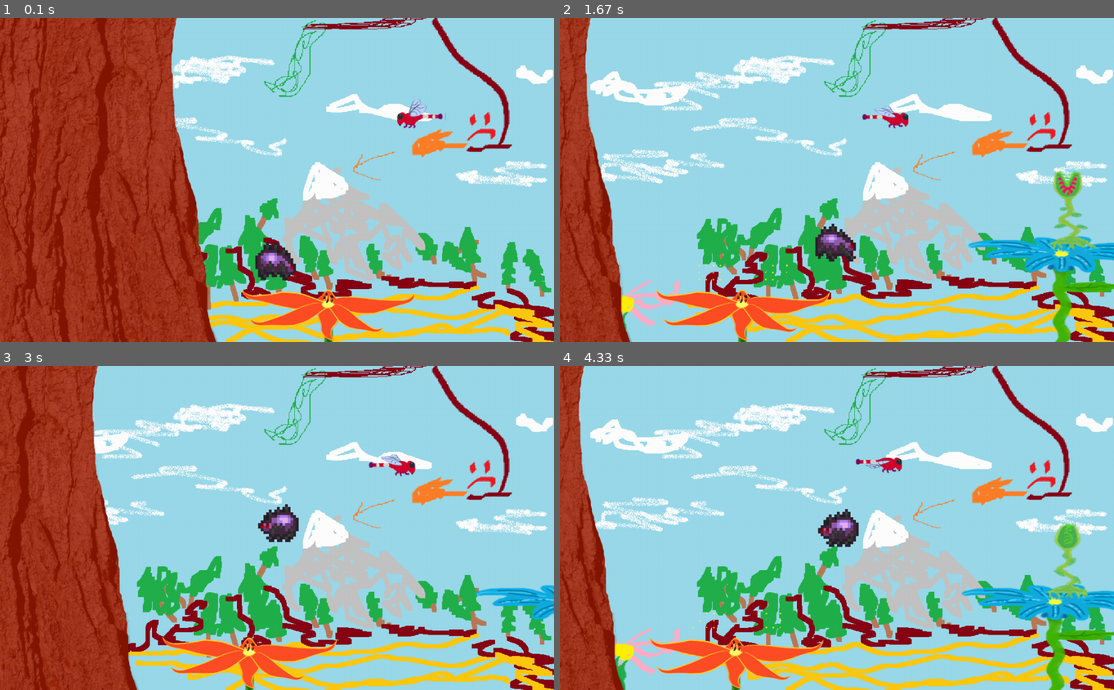
Above: before the commit, frames 1-4 (two rows, left to right).
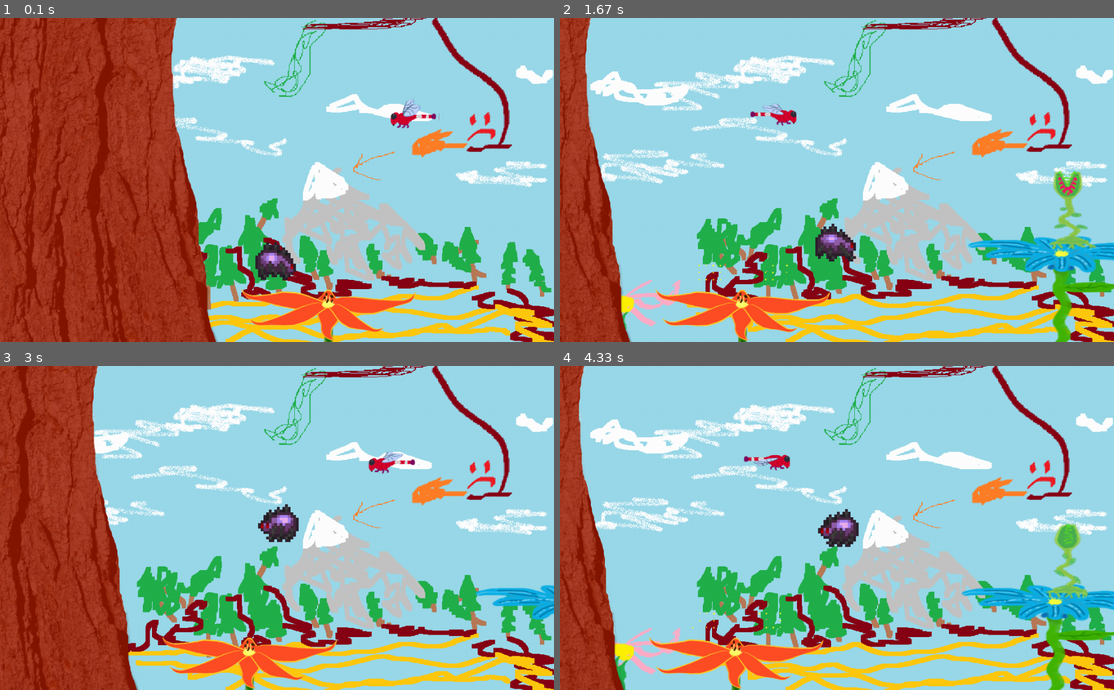
Above: after the commit, the same moments.

Repository: SwampWood/PyGame-shit
Game: pygame game, started from main.py
The game is run twice, just before and just after one commit, with the same random seed, the same clock (stepped at 60 frames per second) and the same inputs.
Inputs (mouse positions are in pixels of both pictures, inside the frame that each line leads up to):
- Up to frame 1 (0.1 s): no input
- Up to frame 2 (1.67 s): press the mouse at (814, 192) at 0.37 s; move the mouse to (914, 183) at 0.47 s; release the mouse at (1014, 170) at 0.6 s; hold D 0.67-1.13 s; tap Space at 0.73, 1.03, 1.23, 1.53 s; hold D 1.17-1.63 s
- Up to frame 3 (3 s): hold A 1.67-2.2 s; tap Space at 1.73, 2.03, 2.63, 2.93 s; press the mouse at (254, 540) at 2.27 s; move the mouse to (271, 479) at 2.37 s; release the mouse at (288, 421) at 2.5 s; hold A 2.57-2.97 s
- Up to frame 4 (4.33 s): right-click (837, 566) at 3.05 s; hold D 3.33-3.97 s; move the mouse to (820, 472) at 3.37 s; tap Space at 3.4, 3.7, 4.07 s; hold A from 4 s (still down)

The runs differ from the first frame. In frame 1, 0.3% of the frame differs, in the area x 70-81%, y 25-35%; in frame 2, 0.5%, in the area x 34-63%, y 26-35%; in frame 3, 0.4%; in frame 4, 0.5%.

Commit message:
Готовая стрекоза без дополнительных колебаний

Diff:
--- a/main.py
+++ b/main.py
@@ -541,46 +541,37 @@
     enemy = load_image("Dragonfly.png")
     buzz = pygame.mixer.Sound(os.path.join('data', 'music', f'bee_sound.mp3'))
 
-    def __init__(self, x, y, left_pos, right_pos, sheet=None, count=6, v=3, health=150):
+    def __init__(self, x, y, left_pos, right_pos, sheet=None, count=6, v=7, health=150, sleep=50):
         sheet = Dragonfly.enemy if not sheet else sheet
         super().__init__(x, y, sheet, count, health)
         self.left_pos = left_pos
         self.right_pos = right_pos
         self.v = v
-        self.waves = 0
+        self.sleep = sleep
         self.x_pos = self.left_pos
         self.sound = Wasp.buzz
         self.sound.set_volume(0)
         self.sound.play(-1)
+
     def update(self, check):
         super().update(check)
-        print(self.waves)
-        if self.rect.x >= self.right_pos:
-            self.rotation = True
-            if not self.waves:
-                self.waves = 5
-                self.rect.y += 5
-                self.v = 1
+        if self.sleep:
+            self.sleep -= 1
+        else:
+            if self.rotation:
+                self.rect.x += self.v  # v в пикселях
             else:
-                self.v = 3
-        elif self.rect.x <= self.left_pos:
-            self.rotation = False
-            if not self.waves:
-                self.waves = 5
-        if self.waves:
-            self.waves -=1
-            if self.waves % 2:
-                self.rect.y += 5
+                self.rect.x -= self.v  # v в пикселях
+            if self.rect.x >= self.right_pos:
+                self.rotation = False
+                self.sleep = 50
+            elif self.rect.x <= self.left_pos:
+                self.rotation = True
+                self.sleep = 50
+            if abs(self.rect.x - player.rect.x) < 500:
+                self.sound.set_volume(0.5 - abs(self.rect.x - player.rect.x) / 1000)
             else:
-                self.rect.y -= 5
-        elif self.rotation:
-            self.rect.x -= self.v  # v в пикселях
-        else:
-            self.rect.x += self.v  # v в пикселях
-        if abs(self.rect.x - player.rect.x) < 500:
-            self.sound.set_volume(0.5 - abs(self.rect.x - player.rect.x) / 1000)
-        else:
-            self.sound.set_volume(0)
+                self.sound.set_volume(0)
 
 
 def create_map():
